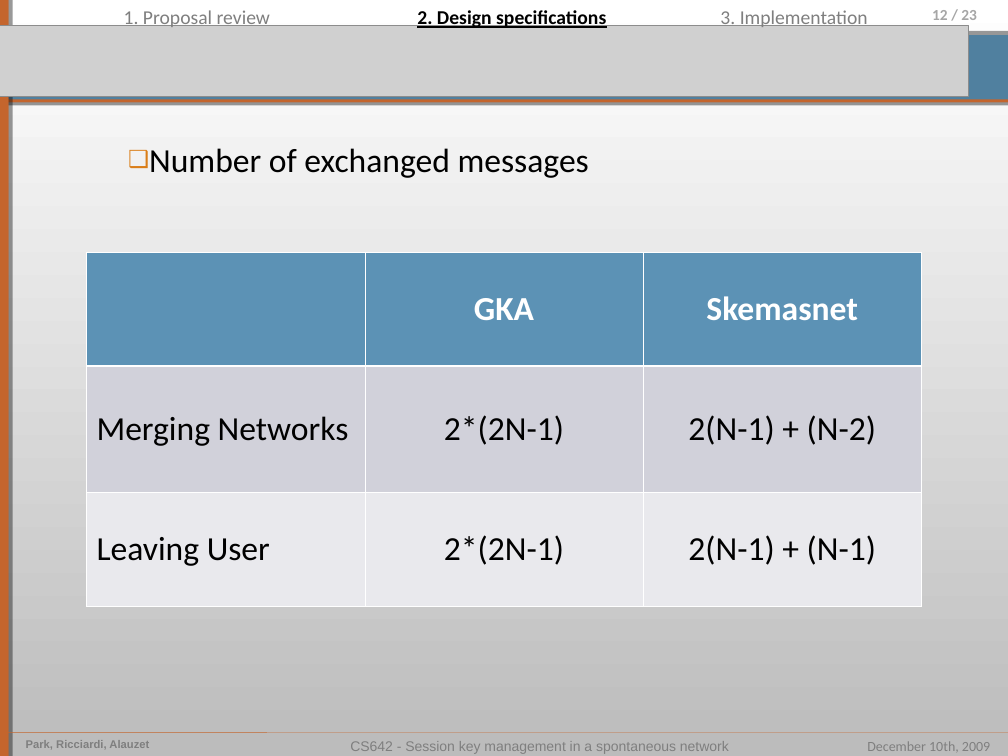
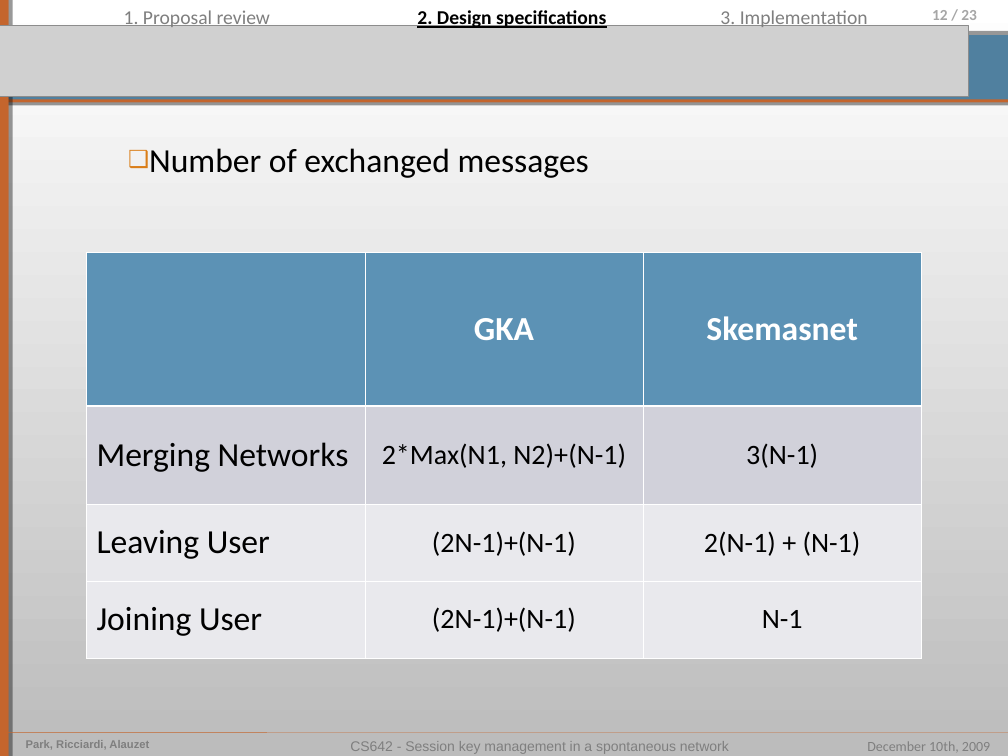
Before and after one commit to pierrealauzet/skemasnet, a slide deck: slide 12 of 4_implementation/CS642_Skemasnet_implementation.ppt. Drawn at 1008x756 pixels with LibreOffice and Linux fonts; fonts in the diff are those of the drawing; grey boxes stand for pictures. Boxes give left, top, right and bottom in pixels: in the first picture for what was removed or moved away, otherwise in the second. Text is boxed around its words. In the diff, an @@ line names an element or a change of style, - is before the commit and + after.

```diff
--- a/4_implementation/CS642_Skemasnet_implementation.ppt
+++ b/4_implementation/CS642_Skemasnet_implementation.ppt
@@ table at box(87, 252, 921, 658) @@
-row 2: Merging Networks | 2*(2N-1) | 2(N-1) + (N-2)
-row 3: Leaving User | 2*(2N-1) | 2(N-1) + (N-1)
+row 2: Merging Networks | 2*Max(N1, N2)+(N-1) | 3(N-1)
+row 3: Leaving User | (2N-1)+(N-1) | 2(N-1) + (N-1)
+row 4: Joining User | (2N-1)+(N-1) | N-1
```
